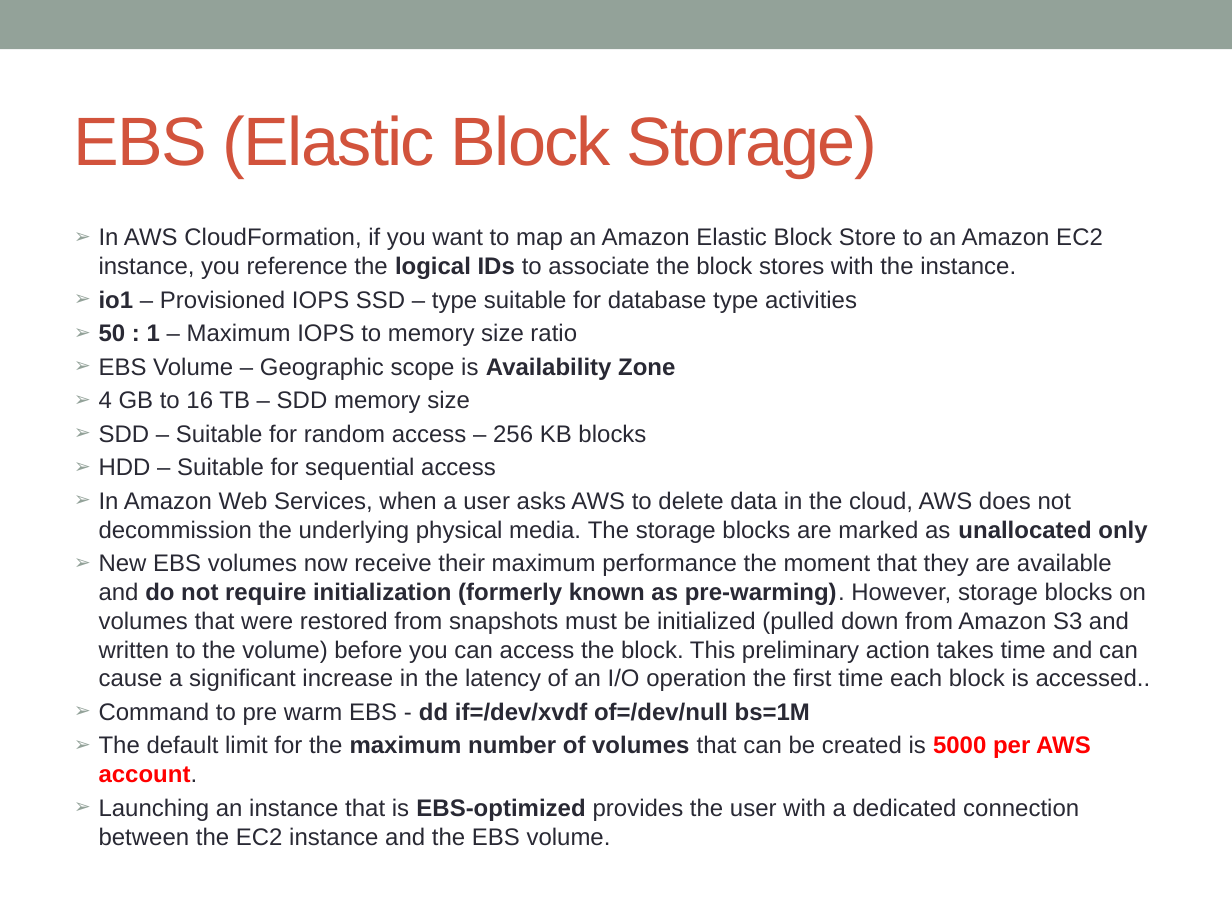
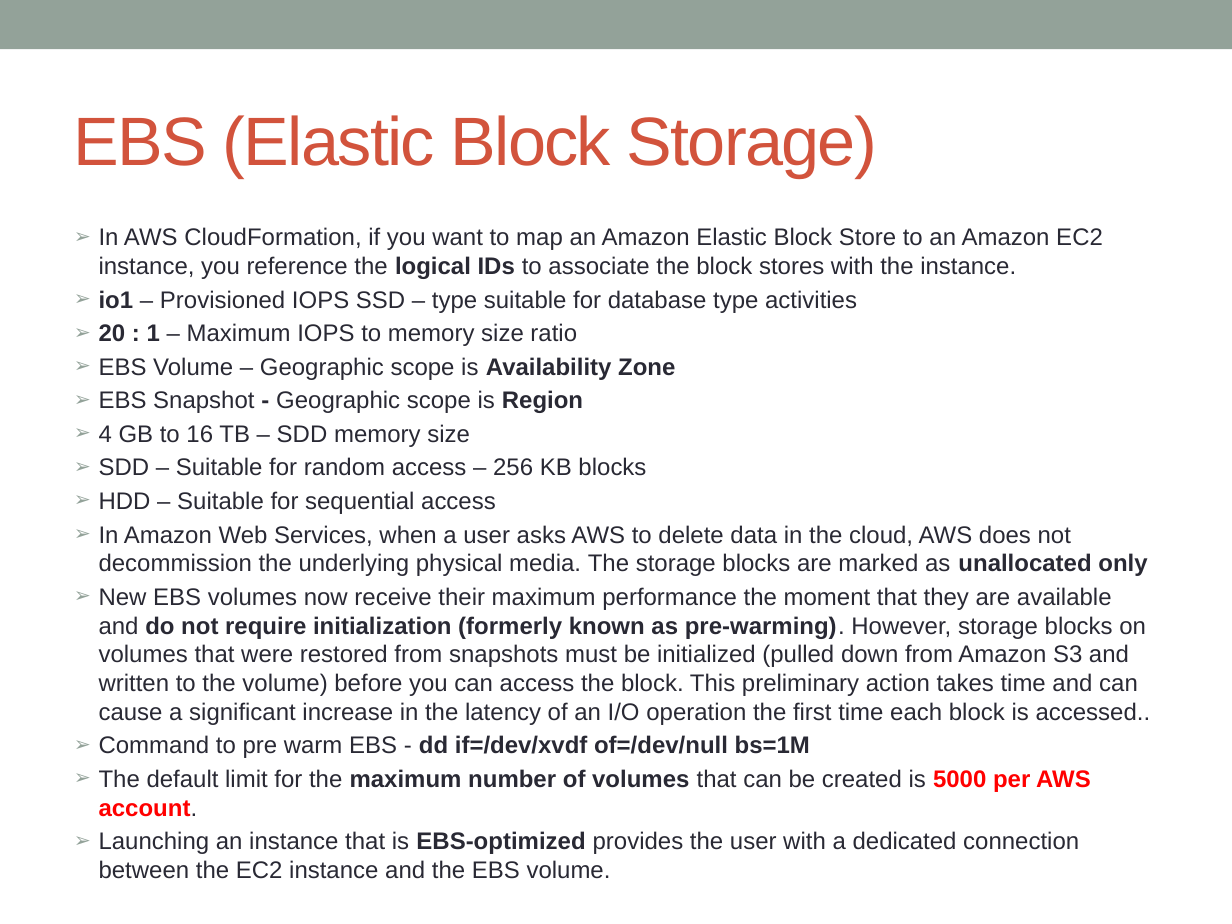
Before and after one commit to notionquest/ProjectDocumentation, a slide deck: slide 92 of AWS_Solution_Architect.pptx. Drawn at 1232x924 pixels with LibreOffice and Linux fonts; fonts in the diff are those of the drawing. Boxes give left, top, right and bottom in pixels: in the first picture for what was removed or moved away, otherwise in the second. Text is boxed around its words. In the diff, an @@ line names an element or a change of style, - is before the commit and + after.

```diff
--- a/AWS_Solution_Architect.pptx
+++ b/AWS_Solution_Architect.pptx
@@ text at bbox=[99, 323, 577, 346]: text changed @@
-➢ 50 : 1 – Maximum IOPS to memory size ratio
+➢ 20 : 1 – Maximum IOPS to memory size ratio
@@ text at bbox=[99, 390, 583, 413]: paragraph added @@
+➢ EBS Snapshot - Geographic scope is Region
```
Also in this commit, not shown: 3 other slides changed, 1 slide added.
